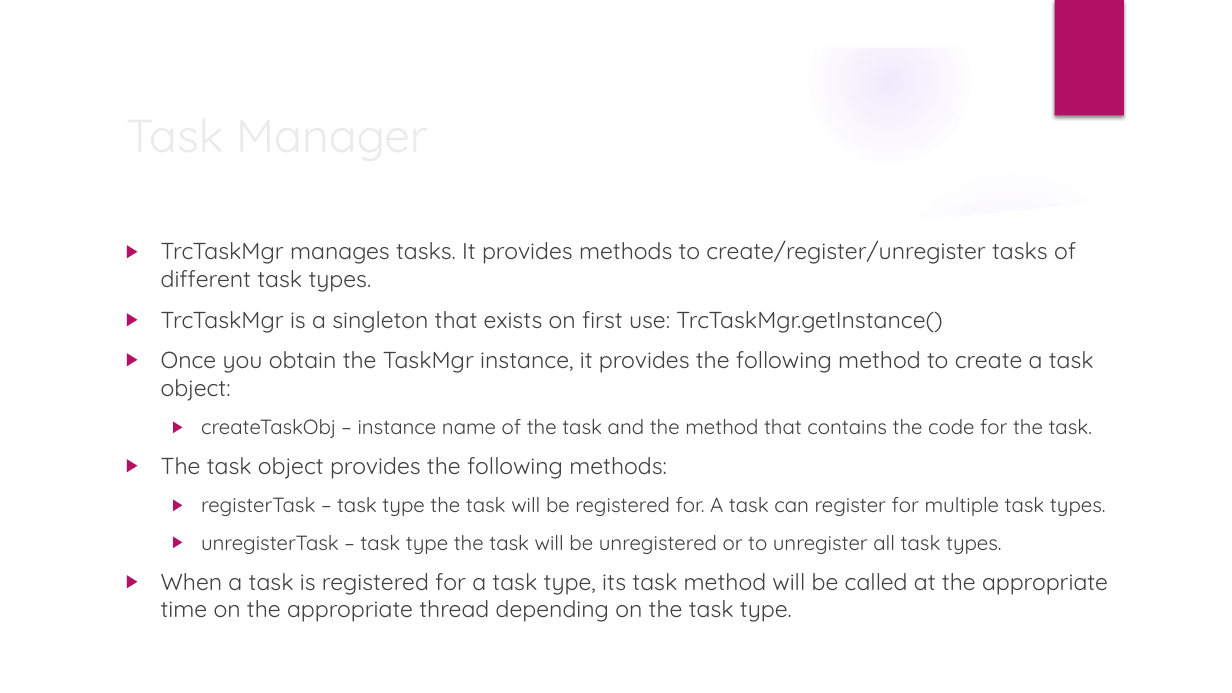
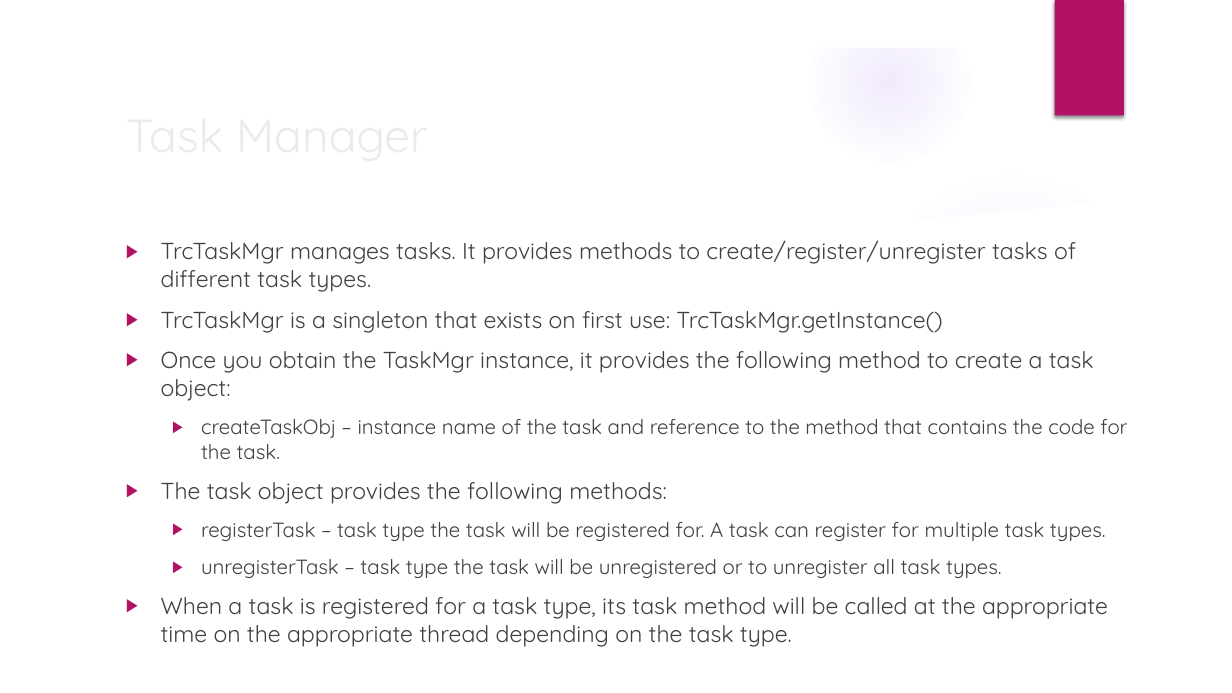
Before and after one commit to trc492/FrcProgrammingClass, a slide deck: slide 8 of FtcLessons/6-MultiTasking.pptx. Drawn at 1232x693 pixels with LibreOffice and Linux fonts; fonts in the diff are those of the drawing; background and template pictures are left out. Boxes give left, top, right and bottom in pixels: in the first picture for what was removed or moved away, otherwise in the second. Text is boxed around its words. In the diff, an @@ line names an element or a change of style, - is before the commit and + after.

```diff
--- a/FtcLessons/6-MultiTasking.pptx
+++ b/FtcLessons/6-MultiTasking.pptx
@@ text at [201, 419, 1127, 459]: text changed @@
-  ▶ createTaskObj – instance name of the task and the method that contains the code for the task.
+  ▶ createTaskObj – instance name of the task and reference to the method that contains the code for the task.
```
Also in this commit, not shown: 6 other slides changed, 1 other file.
